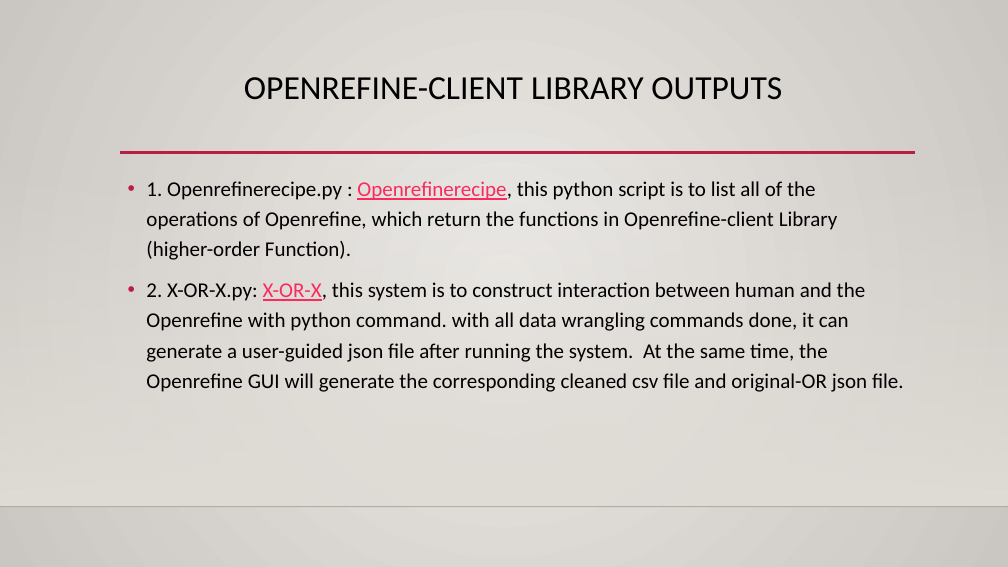
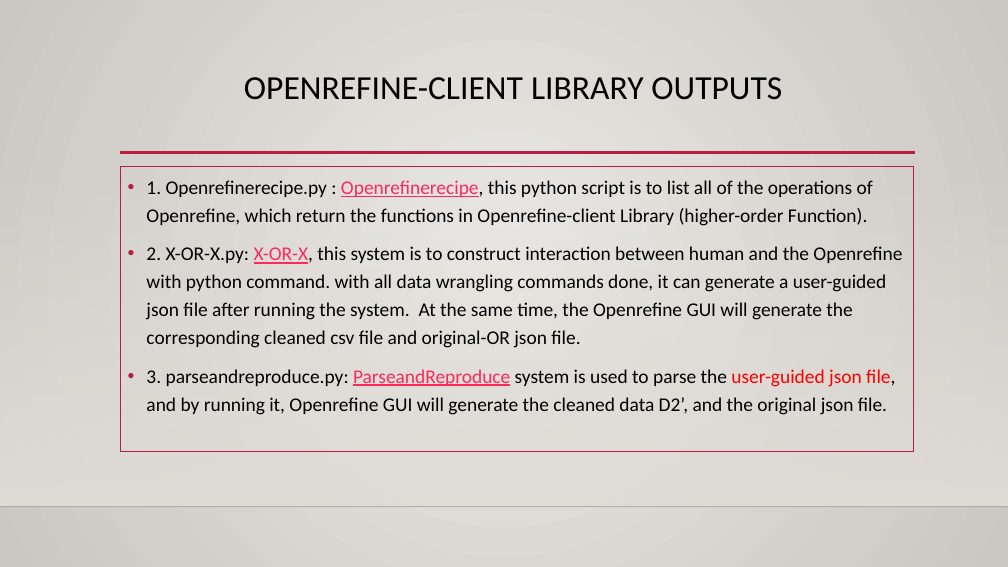
Before and after one commit to LanLi2017/WT-summer-2018-Lan-Li, a slide deck: slide 12 of OpenRefine3Operations/Menu_case/WTpresentation.pptx. Drawn at 1008x567 pixels with LibreOffice and Linux fonts; fonts in the diff are those of the drawing; background and template pictures are left out. Boxes give left, top, right and bottom in pixels: in the first picture for what was removed or moved away, otherwise in the second. Text is boxed around its words. In the diff, an @@ line names an element or a change of style, - is before the commit and + after.

```diff
--- a/OpenRefine3Operations/Menu_case/WTpresentation.pptx
+++ b/OpenRefine3Operations/Menu_case/WTpresentation.pptx
@@ text "1. Openrefinerecipe.py : Openrefinerecipe, this ...": place and size @@
-text "1. Openrefinerecipe.py : Openrefinerecipe, this ..." at (146,181,904,392)
+text "1. Openrefinerecipe.py : Openrefinerecipe, this ..." at (120,166,914,451)
@@ text "1. Openrefinerecipe.py : Openrefinerecipe, this ..." at (120,166,914,451): outline none to #B71E42 0.75 pt @@
@@ text at (146,180,902,348): size 20 to 18.5 pt in "1. Openrefinerecipe.py : Openrefinerecipe, this python scrip ...", "2. X-OR-X.py: X-OR-X, this system is to ..." @@
@@ text at (146,369,895,415): paragraph added @@
+• 3. parseandreproduce.py: ParseandReproduce system is used to parse the user-guided json file, and by running it, Openrefine GUI will generate the cleaned data D2’, and the original json file.
```
Also in this commit, not shown: 2 other slides changed.
